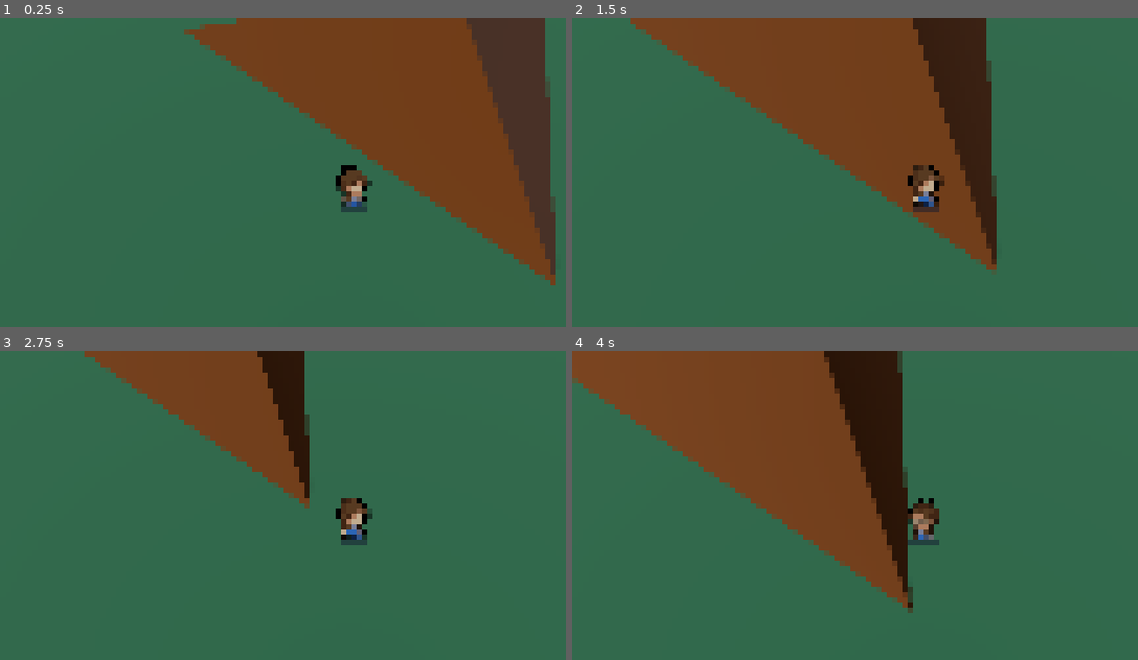
Above: before the commit, frames 1-4 (two rows, left to right).
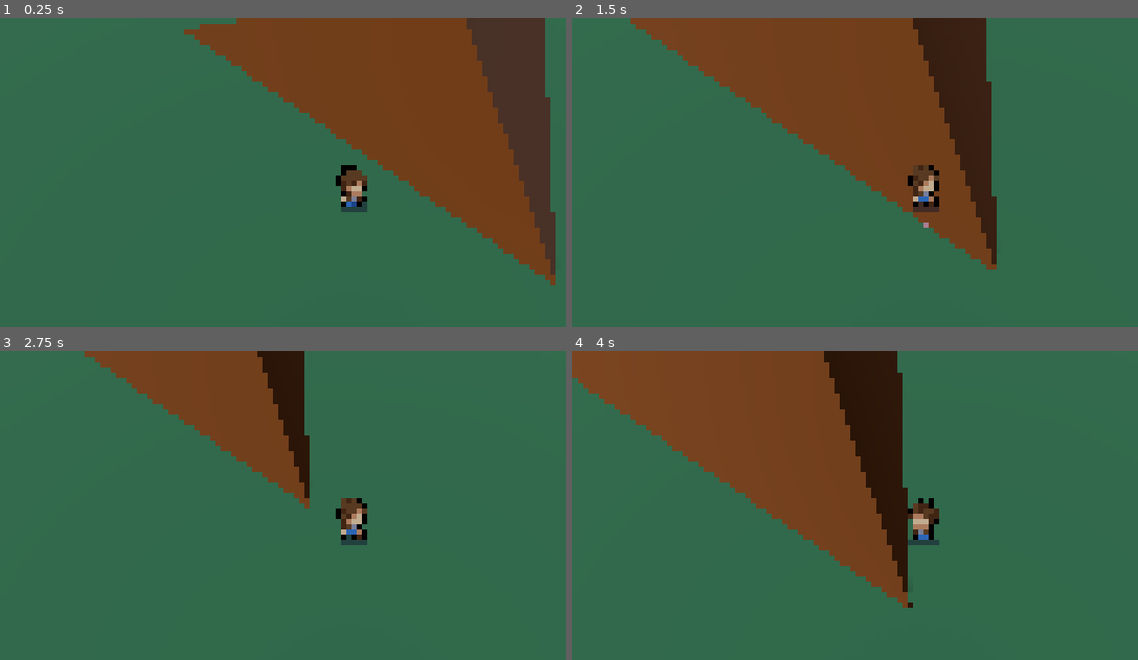
Above: after the commit, the same moments.

Repository: tahsin-s/PIxel-Perfect-3D
Game: Godot game, scene res://movement_test.tscn
Same seed, same stepped clock (60 frames per second), same inputs: the game is played once before the commit and once after it. The engine's default icon, where the game draws it, is replaced by a stand-in: a white triangle on a blue panel in a dark square.
Inputs:
- Up to frame 1 (0.25 s): no input
- Up to frame 2 (1.5 s): hold D (move_right) 0.53-1.28 s; tap K (jump) at 0.77 s; hold S (move_down) from 1.28 s (still down)
- Up to frame 3 (2.75 s): tap K (jump) at 1.52 s; release S (move_down) at 2.03 s; hold D (move_right) from 2.03 s (still down)
- Up to frame 4 (4 s): release D (move_right) at 2.78 s; hold W (move_up) 2.78-3.53 s; tap K (jump) at 3.02, 3.77 s; hold A (move_left) from 3.53 s (still down)

The runs differ from the first frame. In frame 1, 0.3% of the frame differs, in the area x 35-99%, y 1-73%; in frame 2, 0.3%; in frame 3, 0.3%; in frame 4, 0.6%, in the area x 0-65%, y 0-85%.

Commit message:
Add a trace from the player to the ground

Diff:
--- /dev/null
+++ b/char scenes/LandingTrace.gd
@@ -0,0 +1,18 @@
+extends MeshInstance3D
+
+#const offset_intercept = Globals.m_px16 * 1.0
+const offset_slope = - Globals.m_px16 * 8.0
+var mesh_shape = mesh as QuadMesh
+
+@export var raycast: RayCast3D;
+# Called when the node enters the scene tree for the first time.
+func _get_offset():
+	return mesh.size.y * offset_slope #+ offset_intercept
+
+# Called every frame. 'delta' is the elapsed time since the previous frame.
+func _physics_process(delta):
+	var gnd_dist = raycast.global_position.y - raycast.get_collision_point().y
+	gnd_dist = min(gnd_dist, Globals.mHeight)
+	gnd_dist = max(gnd_dist, 0.0)
+	mesh_shape.set_size(Vector2(mesh_shape.get_size().x, gnd_dist))
+	mesh_shape.set_center_offset(Vector3(0.0, _get_offset(), 0.0))
--- /dev/null
+++ b/char scenes/landing_trace.gdshader
@@ -0,0 +1,15 @@
+shader_type spatial;
+
+const float pixel_bias = 5.0;
+const float time_bias = 8.0;
+uniform sampler2D screen_texture: hint_screen_texture, repeat_disable, filter_nearest;
+
+void fragment() {
+	ALPHA = step(2, mod(VERTEX.y * pixel_bias + TIME * time_bias,3.2));
+	ALBEDO =  1.0 - texture(screen_texture, SCREEN_UV).rgb;
+}
+
+//void light() {
+	// Called for every pixel for every light affecting the material.
+	// Uncomment to replace the default light processing function with this one.
+//}
--- a/char scenes/player_body.tscn
+++ b/char scenes/player_body.tscn
@@ -1,7 +1,9 @@
-[gd_scene load_steps=21 format=3 uid="uid://bgo7805p8aqfj"]
+[gd_scene load_steps=25 format=3 uid="uid://bgo7805p8aqfj"]
 
 [ext_resource type="Texture2D" uid="uid://b37ga853qpxgo" path="res://img/player.png" id="1_8clna"]
 [ext_resource type="Script" path="res://char scenes/player_body.gd" id="1_d85lo"]
+[ext_resource type="Script" path="res://char scenes/LandingTrace.gd" id="3_656k7"]
+[ext_resource type="Shader" path="res://char scenes/landing_trace.gdshader" id="3_o7l55"]
 
 [sub_resource type="AtlasTexture" id="AtlasTexture_r0n6q"]
 atlas = ExtResource("1_8clna")
@@ -136,6 +138,16 @@
 [sub_resource type="BoxShape3D" id="BoxShape3D_r8hmw"]
 size = Vector3(1.75, 2.875, 1)
 
+[sub_resource type="ShaderMaterial" id="ShaderMaterial_l6d6g"]
+render_priority = 0
+shader = ExtResource("3_o7l55")
+
+[sub_resource type="QuadMesh" id="QuadMesh_0obit"]
+material = SubResource("ShaderMaterial_l6d6g")
+uv2_padding = 0.0
+size = Vector2(0.25, 1)
+center_offset = Vector3(0, -0.5, 0)
+
 [node name="PlayerBody" type="CharacterBody3D"]
 script = ExtResource("1_d85lo")
 
@@ -157,3 +169,10 @@
 light_negative = true
 spot_range = 80.0
 spot_angle = 3.0
+
+[node name="LandingTrace" type="MeshInstance3D" parent="." node_paths=PackedStringArray("raycast")]
+mesh = SubResource("QuadMesh_0obit")
+script = ExtResource("3_656k7")
+raycast = NodePath("../RaycastDown")
+
+[node name="RaycastDown" type="RayCast3D" parent="."]
